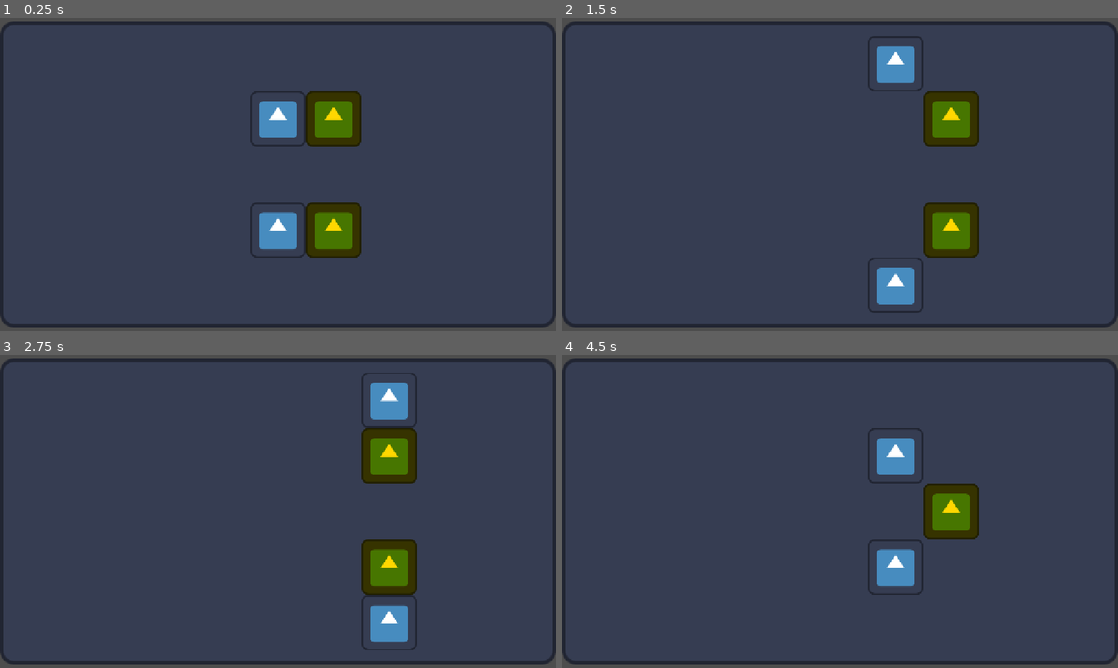
Above: before the commit, frames 1-4 (two rows, left to right).
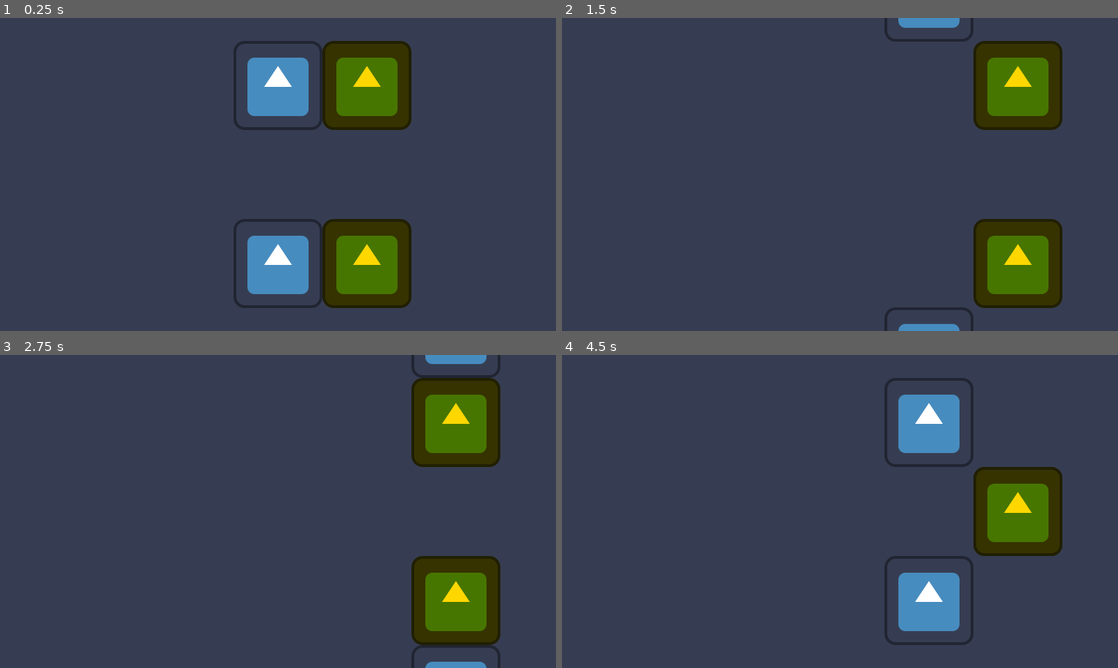
Above: after the commit, the same moments.

Repository: Vlad-935/Reflective-Trust
Game: Godot game, scene res://scenes/root.tscn
The game is run twice, just before and just after one commit, with the same random seed, the same clock (stepped at 60 frames per second) and the same inputs. The engine's default icon, where the game draws it, is replaced by a stand-in: a white triangle on a blue panel in a dark square.
Inputs:
- Up to frame 1 (0.25 s): no input
- Up to frame 2 (1.5 s): tap Enter (ui_accept) at 0.5, 0.77 s; hold D (move right) 0.53-1.28 s; hold S (move down) from 1.28 s (still down)
- Up to frame 3 (2.75 s): tap Enter (ui_accept) at 1.52 s; release S (move down) at 2.03 s; hold D (move right) from 2.03 s (still down)
- Up to frame 4 (4.5 s): tap Enter (ui_accept) at 2.75, 3.02, 3.77 s; release D (move right) at 2.78 s; hold W (move up) 2.78-3.53 s; hold A (move left) from 3.53 s (still down)

The runs differ from the first frame. In frame 1, 19% of the frame differs, in the area x 0-100%, y 1-99%; in frame 2, 18%; in frame 3, 18%; in frame 4, 16%.

Commit message:
Added global level manager script

Diff:
--- a/reflective-trust/globals/level_manager.gd
+++ b/reflective-trust/globals/level_manager.gd
@@ -1,4 +1,6 @@
 extends Node
+
+var current_level
 
 
 # Called when the node enters the scene tree for the first time.
--- a/reflective-trust/project.godot
+++ b/reflective-trust/project.godot
@@ -18,12 +18,12 @@
 [audio]
 
 buses/default_bus_layout="uid://qnylvhxt2ytm"
-"<<<<<<<HEAD[autoload]LevelManager"="*uid://bcg8l8ap7ua82"
 
 [autoload]
 
-LevelManager="*uid://b5nn6dmjtnsaf"
+LevelManager="*uid://bcg8l8ap7ua82"
 
+>>>>>>> e929639 (Added global level manager script)
 [display]
 
 window/size/viewport_width=1280
--- a/reflective-trust/scenes/ui/main_screen.tscn
+++ b/reflective-trust/scenes/ui/main_screen.tscn
@@ -58,12 +58,18 @@
 
 [node name="Play" parent="PanelContainer/CenterContainer/VBoxContainer" unique_id=825698153 instance=ExtResource("2_wxjlq")]
 layout_mode = 2
+theme_override_font_sizes/font_size = 40
+
 text = "Play"
 
 [node name="Options" parent="PanelContainer/CenterContainer/VBoxContainer" unique_id=265908127 instance=ExtResource("2_wxjlq")]
 layout_mode = 2
+theme_override_font_sizes/font_size = 40
+
 text = "Options"
 
 [node name="Quit" parent="PanelContainer/CenterContainer/VBoxContainer" unique_id=1353648743 instance=ExtResource("2_wxjlq")]
 layout_mode = 2
+theme_override_font_sizes/font_size = 45
+
 text = "Quit"
Not shown, changed: reflective-trust/globals/level_manager.gd.uid
